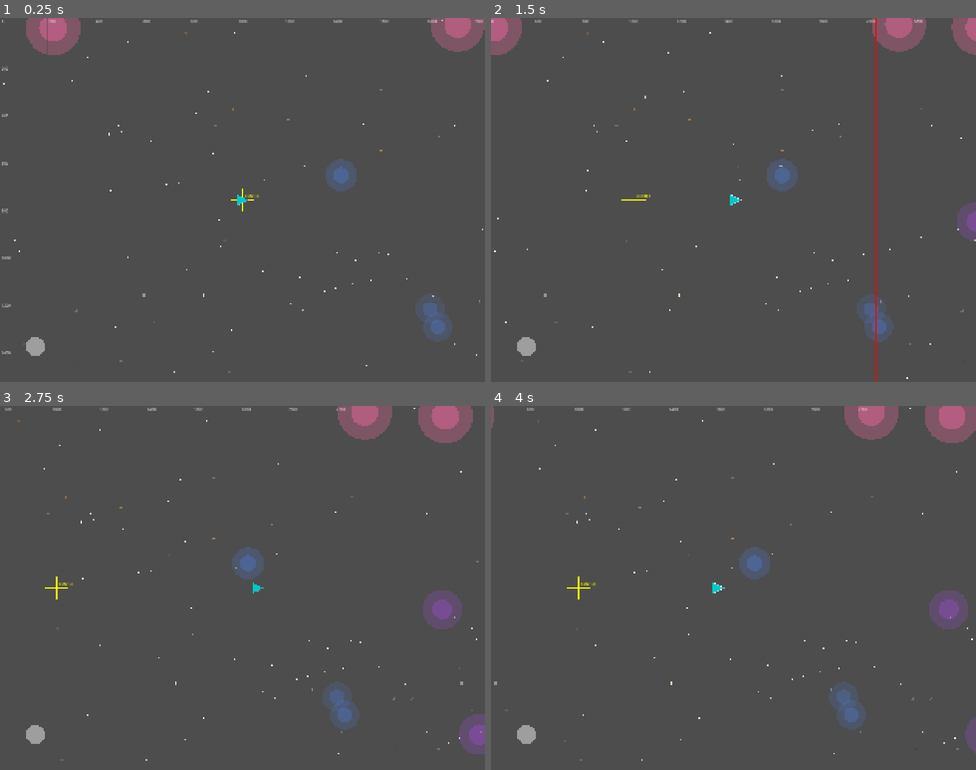
Above: before the commit, frames 1-4 (two rows, left to right).
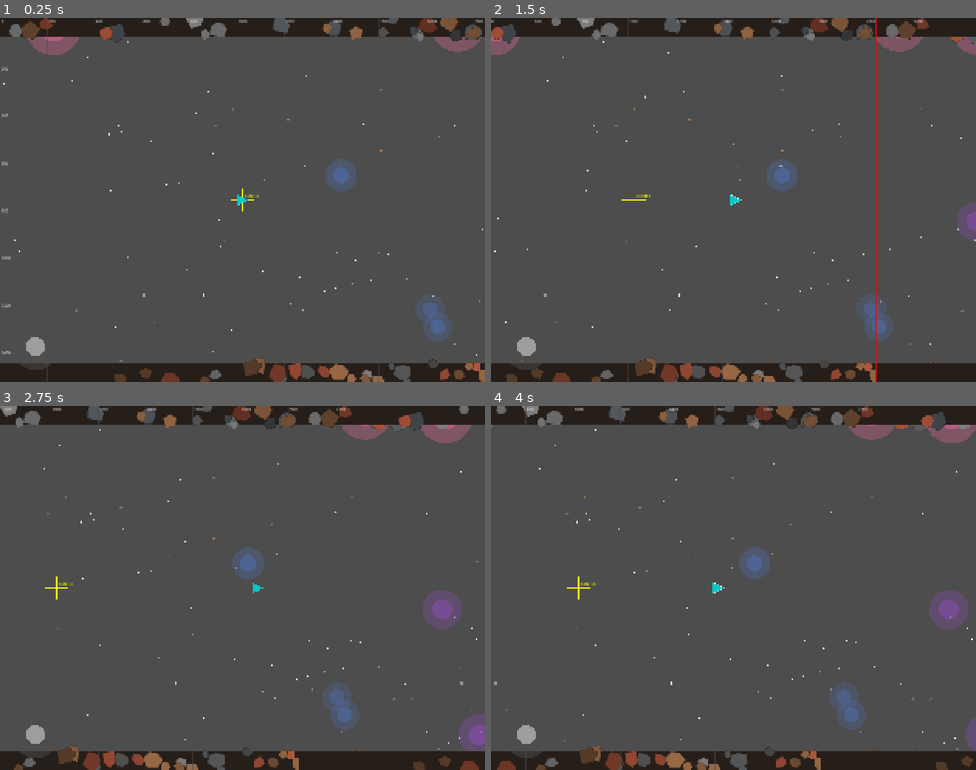
Above: after the commit, the same moments.

Repository: mattzollinhofer/space_scroller
Game: Godot game, scene res://scenes/main.tscn
Same seed, same stepped clock (60 frames per second), same inputs: the game is played once before the commit and once after it.
Inputs (mouse positions are in pixels of both pictures, inside the frame that each line leads up to):
- Up to frame 1 (0.25 s): no input
- Up to frame 2 (1.5 s): tap Enter at 0.5 s; move the mouse to (840, 181) at 0.52 s; hold D (move_right) 0.53-1.25 s; click (840, 181) at 0.67 s; drag from (636, 218) to (709, 272) at 1.27 s
- Up to frame 3 (2.75 s): move the mouse to (291, 507) at 2.02 s; hold D (move_right) from 2.03 s (still down)
- Up to frame 4 (4 s): release D (move_right) at 2.75 s; drag from (709, 660) to (588, 533) at 2.77 s; move the mouse to (879, 642) at 3.52 s; hold A (move_left) from 3.53 s (still down)

The runs differ from the first frame. In frame 1, 9.7% of the frame differs, in the area x 0-100%, y 0-100%; in frame 2, 9.8%; in frame 3, 9.7%; in frame 4, 9.8%.

Commit message:
Add rocky asteroid belt boundaries at screen edges (Slice 3)
Visual asteroid strips at top and bottom of screen define the playable
corridor and reinforce the side-scrolling motion.

- Create asteroid_boundaries.gd with 80px tall rocky strips
- Generate irregular polygon asteroids (5-8 vertices) in brown/gray tones
- Add background fill to ensure no gaps between rocks
- BoundaryLayer scrolls at full world speed (motion_scale=1.0)

🤖 Generated with [Claude Code](https://claude.com/claude-code)

Co-Authored-By: Claude Opus 4.5 <noreply@anthropic.com>

Diff:
--- a/scenes/main.tscn
+++ b/scenes/main.tscn
@@ -1,12 +1,13 @@
-[gd_scene load_steps=8 format=3 uid="uid://d0n8g3kv2kq7y"]
+[gd_scene load_steps=9 format=3 uid="uid://d0n8g3kv2kq7y"]
 
 [ext_resource type="Script" path="res://scripts/scroll_controller.gd" id="1_scroll"]
 [ext_resource type="Script" path="res://scripts/background/star_field.gd" id="2_starfield"]
 [ext_resource type="Script" path="res://scripts/background/nebulae.gd" id="3_nebulae"]
 [ext_resource type="Script" path="res://scripts/background/debris.gd" id="4_debris"]
-[ext_resource type="Script" path="res://scripts/debug_grid.gd" id="5_debug"]
-[ext_resource type="PackedScene" uid="uid://dq8m4r2xk1pvy" path="res://scenes/player.tscn" id="6_player"]
-[ext_resource type="PackedScene" uid="uid://cjoystick_scene" path="res://scenes/ui/virtual_joystick.tscn" id="7_joystick"]
+[ext_resource type="Script" path="res://scripts/background/asteroid_boundaries.gd" id="5_boundaries"]
+[ext_resource type="Script" path="res://scripts/debug_grid.gd" id="6_debug"]
+[ext_resource type="PackedScene" uid="uid://dq8m4r2xk1pvy" path="res://scenes/player.tscn" id="7_player"]
+[ext_resource type="PackedScene" uid="uid://cjoystick_scene" path="res://scenes/ui/virtual_joystick.tscn" id="8_joystick"]
 
 [node name="Main" type="Node2D"]
 
@@ -34,12 +35,19 @@
 [node name="Debris" type="Node2D" parent="ParallaxBackground/DebrisLayer"]
 script = ExtResource("4_debris")
 
+[node name="BoundaryLayer" type="ParallaxLayer" parent="ParallaxBackground"]
+motion_scale = Vector2(1, 0)
+motion_mirroring = Vector2(2048, 0)
+
+[node name="AsteroidBoundaries" type="Node2D" parent="ParallaxBackground/BoundaryLayer"]
+script = ExtResource("5_boundaries")
+
 [node name="DebugGrid" type="Node2D" parent="."]
-script = ExtResource("5_debug")
+script = ExtResource("6_debug")
 
-[node name="Player" parent="." instance=ExtResource("6_player")]
+[node name="Player" parent="." instance=ExtResource("7_player")]
 position = Vector2(1024, 768)
 
 [node name="UILayer" type="CanvasLayer" parent="."]
 
-[node name="VirtualJoystick" parent="UILayer" instance=ExtResource("7_joystick")]
+[node name="VirtualJoystick" parent="UILayer" instance=ExtResource("8_joystick")]
--- /dev/null
+++ b/scripts/background/asteroid_boundaries.gd
@@ -0,0 +1,132 @@
+extends Node2D
+## Draws rocky asteroid belt strips at the top and bottom screen edges.
+## Uses _draw() for placeholder visuals - will be replaced with real artwork later.
+
+## Height of the asteroid belt strips in pixels
+@export var boundary_height: float = 80.0
+
+## Number of asteroid shapes per strip (per viewport width)
+@export var asteroid_count: int = 25
+
+## Random seed for consistent asteroid placement
+@export var random_seed: int = 11111
+
+## Internal storage for asteroid data (generated once)
+var _top_asteroids: Array = []
+var _bottom_asteroids: Array = []
+
+## Viewport dimensions
+var _viewport_width: float = 0.0
+var _viewport_height: float = 0.0
+var _draw_width: float = 0.0
+
+
+func _ready() -> void:
+	# Get viewport size
+	_viewport_width = ProjectSettings.get_setting("display/window/size/viewport_width")
+	_viewport_height = ProjectSettings.get_setting("display/window/size/viewport_height")
+	_draw_width = _viewport_width * 2  # Double for mirroring
+
+	# Generate asteroids with consistent random seed
+	_generate_asteroids()
+
+
+func _generate_asteroids() -> void:
+	var rng = RandomNumberGenerator.new()
+	rng.seed = random_seed
+
+	_top_asteroids.clear()
+	_bottom_asteroids.clear()
+
+	# Generate top boundary asteroids
+	for i in range(asteroid_count * 2):  # Double for mirroring
+		var asteroid = _create_asteroid(rng, 0.0, boundary_height)
+		asteroid.position.x = rng.randf() * _draw_width
+		_top_asteroids.append(asteroid)
+
+	# Generate bottom boundary asteroids
+	var bottom_y = _viewport_height - boundary_height
+	for i in range(asteroid_count * 2):  # Double for mirroring
+		var asteroid = _create_asteroid(rng, bottom_y, _viewport_height)
+		asteroid.position.x = rng.randf() * _draw_width
+		_bottom_asteroids.append(asteroid)
+
+
+func _create_asteroid(rng: RandomNumberGenerator, min_y: float, max_y: float) -> Dictionary:
+	var size = rng.randf_range(20.0, 50.0)
+	return {
+		"position": Vector2(0, rng.randf_range(min_y, max_y)),
+		"size": size,
+		"color": _get_asteroid_color(rng),
+		"rotation": rng.randf() * TAU,
+		"vertices": _generate_asteroid_vertices(rng, size)
+	}
+
+
+func _get_asteroid_color(rng: RandomNumberGenerator) -> Color:
+	# Rocky browns and grays
+	var color_choice = rng.randi() % 4
+	var brightness = rng.randf_range(0.25, 0.5)
+
+	match color_choice:
+		0:
+			# Dark brown
+			return Color(brightness * 1.3, brightness * 0.9, brightness * 0.6)
+		1:
+			# Gray
+			return Color(brightness, brightness, brightness)
+		2:
+			# Reddish brown
+			return Color(brightness * 1.4, brightness * 0.7, brightness * 0.5)
+		3:
+			# Dark gray
+			return Color(brightness * 0.8, brightness * 0.85, brightness * 0.9)
+		_:
+			return Color(brightness, brightness, brightness)
+
+
+func _generate_asteroid_vertices(rng: RandomNumberGenerator, size: float) -> PackedVector2Array:
+	# Generate irregular polygon vertices for asteroid shape
+	var vertices = PackedVector2Array()
+	var num_vertices = rng.randi_range(5, 8)
+
+	for i in range(num_vertices):
+		var angle = (float(i) / num_vertices) * TAU
+		var radius = size * rng.randf_range(0.6, 1.0)
+		vertices.append(Vector2(cos(angle), sin(angle)) * radius)
+
+	return vertices
+
+
+func _draw() -> void:
+	# Draw background fill for boundaries to ensure no gaps
+	draw_rect(Rect2(0, 0, _draw_width, boundary_height), Color(0.15, 0.12, 0.1))
+	draw_rect(Rect2(0, _viewport_height - boundary_height, _draw_width, boundary_height), Color(0.15, 0.12, 0.1))
+
+	# Draw top boundary asteroids
+	for asteroid in _top_asteroids:
+		_draw_asteroid(asteroid)
+
+	# Draw bottom boundary asteroids
+	for asteroid in _bottom_asteroids:
+		_draw_asteroid(asteroid)
+
+
+func _draw_asteroid(asteroid: Dictionary) -> void:
+	var pos = asteroid.position
+	var vertices = asteroid.vertices as PackedVector2Array
+	var rotated_vertices = PackedVector2Array()
+
+	# Rotate and translate vertices
+	for v in vertices:
+		rotated_vertices.append(pos + v.rotated(asteroid.rotation))
+
+	# Draw the asteroid polygon
+	draw_colored_polygon(rotated_vertices, asteroid.color)
+
+	# Draw a slightly darker outline for depth
+	var outline_color = asteroid.color.darkened(0.3)
+	for i in range(rotated_vertices.size()):
+		var start = rotated_vertices[i]
+		var end = rotated_vertices[(i + 1) % rotated_vertices.size()]
+		draw_line(start, end, outline_color, 2.0)
Not shown, changed: agent-os/specs/2025-12-30-02-side-scrolling-environment/tasks.md
